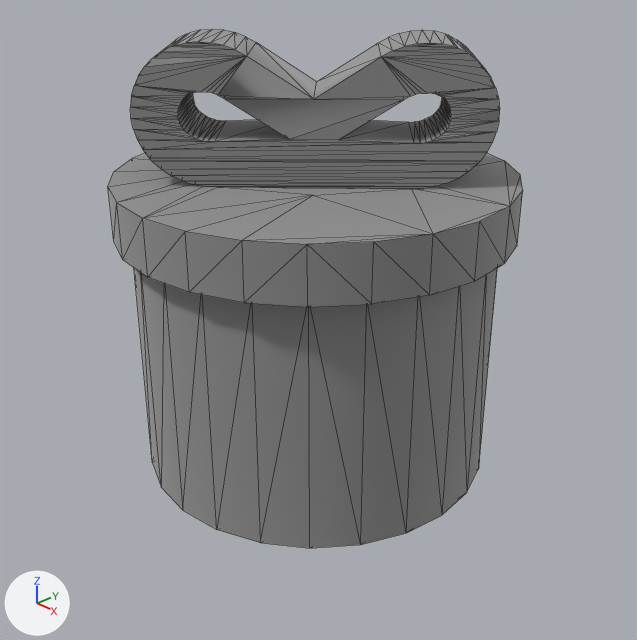
Two versions of the Blender file presents.blend, one commit apart.
Before and after are seen from a 50 mm lens placed at (0.559, -0.523, 0.498), pointed at (0.019, -0.015, 0.149). The axes (+X, +Y, +Z) are drawn at lower left. The lights are the same throughout. Mesh edges are drawn as thin lines.

Names of what the first picture shows: 'presentRoundRebuild'.
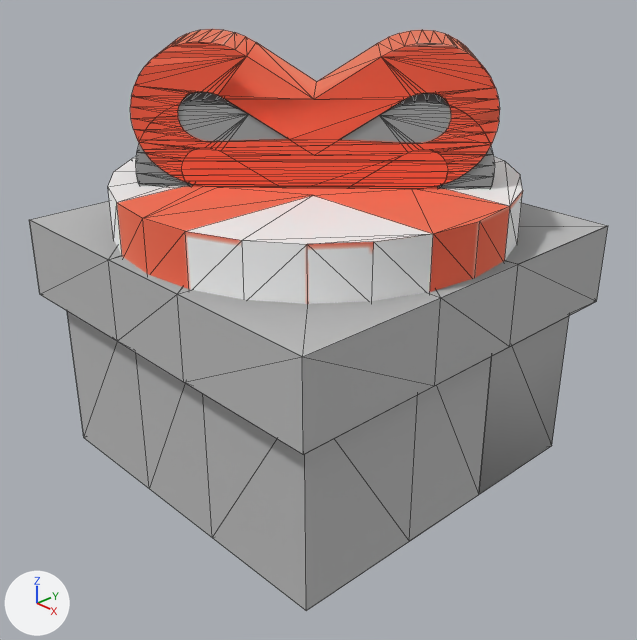
Commit message: feat: multiple presents

What differs and where, as boxes (x1, y1, x2, y2) in the pictures (637 x 640 px):
'presentRoundRebuild', surface changed
    both: (108, 29, 523, 548)
'presentGreen', shown
    after: (29, 92, 608, 611)
part 1 of me_mesh_presentgreen, added
    after: (29, 92, 608, 455)
part 2 of me_mesh_presentgreen, recoloured
    after: (67, 311, 569, 611)
part 3 of me_mesh_presentgreen, recoloured
    after: (136, 353, 492, 541)

The edits, one by one:
Picture 'present1' (img_present1) is new.
In material 'ribbon.005' (mat_ribbon_005), base_color is no longer (0.5, 0.5, 0.5), grey #bcbcbc.
In material 'ribbon.005' (mat_ribbon_005), texture is now set to img_present1.
Material 'ribbon.006' (mat_ribbon_006) is new.
Its base color is (0.5, 0.5, 0.5) (grey #bcbcbc).
Its roughness is 1.0.
me_mesh_presentgreen is used by ob_presentgreen; location (0.0, 0.0, 0.0).
me_mesh_presentgreen had 96 vertices, 60 faces and spanned x -0.169..0.169, y -0.169..0.169, z 0.0..0.191.
me_mesh_presentgreen now has 889 vertices, 592 faces and spans x -0.186..0.186, y -0.186..0.186, z 0.0..0.354.
me_mesh_presentgreen part 1: 793 vertices added at x -0.186..0.186, y -0.186..0.186, z 0.161..0.354.
me_mesh_presentgreen part 2: 52 faces spanning x -0.169..0.169, y -0.169..0.169, z 0.0..0.191 switch from mat_leaves (cyan #70d6ce) to mat_ribbon_006 (grey #bcbcbc).
me_mesh_presentgreen part 3: 8 faces spanning x -0.169..0.169, y -0.169..0.169, z 0.0..0.191 switch from mat_ribbon_001 (orange #ff9b7d) to mat_ribbon_006 (grey #bcbcbc).
Object 'presentGreen' (ob_presentgreen) is now shown.
